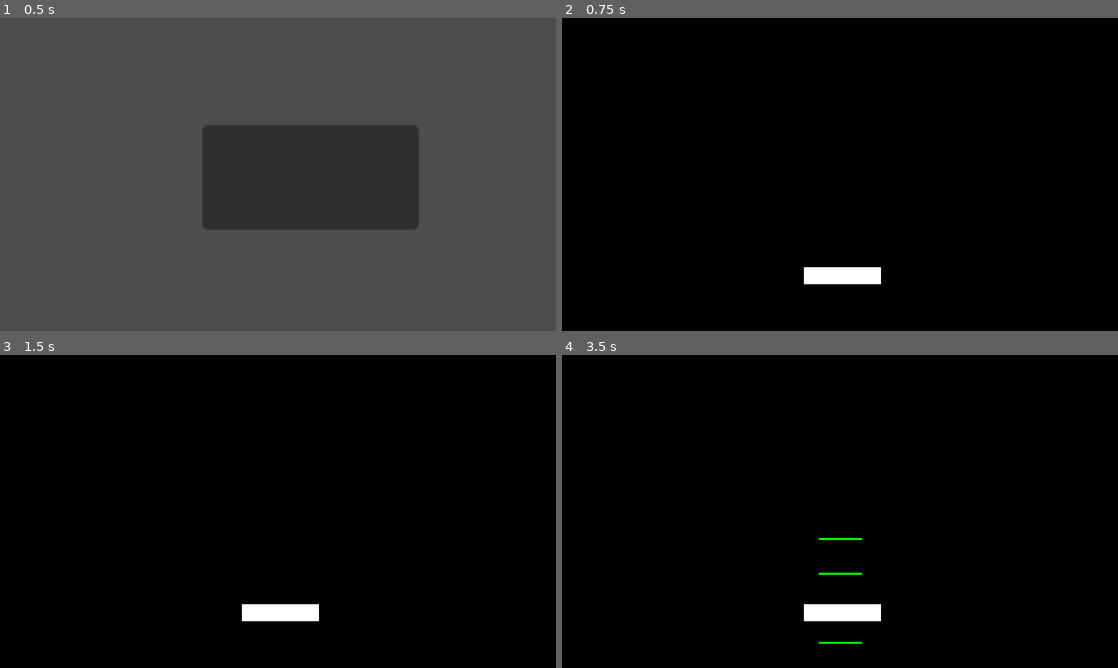
Above: before the commit, frames 1-4 (two rows, left to right).
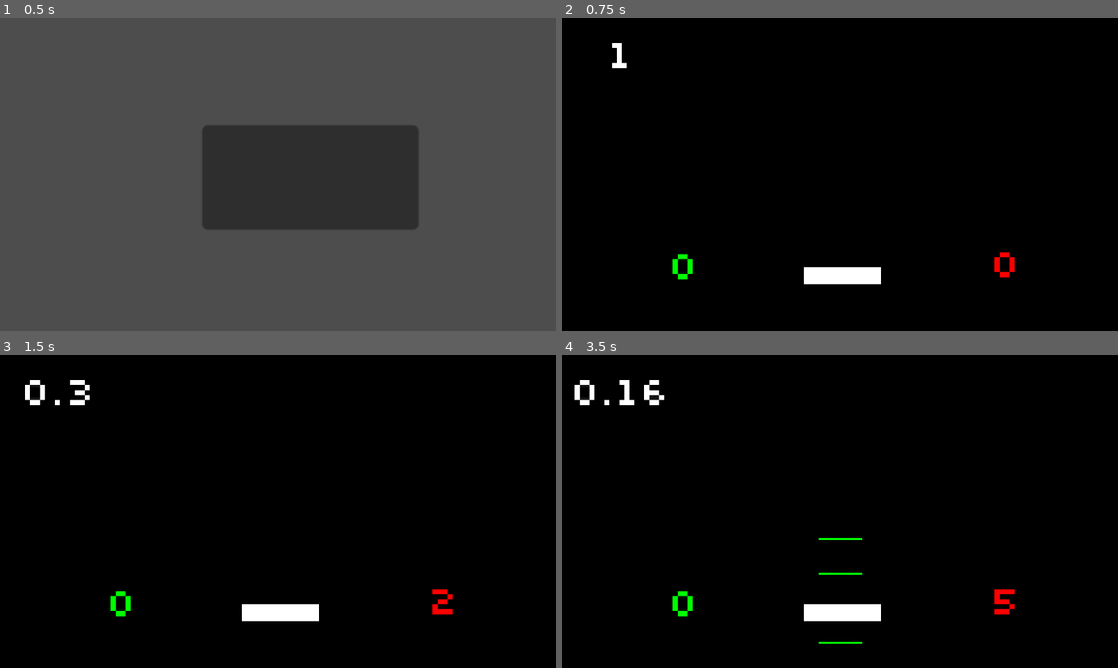
Above: after the commit, the same moments.

Repository: FireEntity1/beat-fever
Game: Godot game, scene res://title.tscn
Two runs of this game, one before a commit and one after it. Both use one fixed random seed, a clock stepped at 60 frames per second and the inputs below.
Inputs (mouse positions are in pixels of both pictures, inside the frame that each line leads up to):
- Up to frame 1 (0.5 s): no input
- Up to frame 2 (0.75 s): click (873, 177) at 0.5 s
- Up to frame 3 (1.5 s): tap Enter at 1.25 s; move the mouse to (400, 495) at 1.27 s; click (400, 495) at 1.35 s
- Up to frame 4 (3.5 s): move the mouse to (728, 527) at 2.02 s; click (728, 527) at 2.1 s; move the mouse to (895, 442) at 2.77 s; click (895, 442) at 2.85 s

Frame 1 is identical in both runs. In frame 2, 0.4% of the frame differs, in the area x 9-82%, y 8-84%; in frame 3, 0.7%; in frame 4, 0.8%, in the area x 2-82%, y 8-84%.

Commit message:
Scoring + Finished Map

Diff:
--- a/end.gd
+++ b/end.gd
@@ -6,6 +6,10 @@
 var noteInstance
 var currentNote
 var bpm = 151.2
+var misses = 0
+var hits = 0
+var accuracy = 0
+var total = 0
 # Called when the node enters the scene tree for the first time.
 func _ready():
 	$songTimer.start()
@@ -105,7 +109,6 @@
 	spawn(112.5)
 	spawn(113)
 
-
 	spawn(117.5)
 	spawn(118)
 	spawn(119)
@@ -199,15 +202,85 @@
 	spawn(223-2)
 	spawn(224.5-2)
 	spawn(226-2)
-	spawn(226.5-2)
+	spawn(224.5)
+
+	spawn(229.6)
+	spawn(230)
+	spawn(230.5)
+	spawn(231)
+	spawn(232)
+	spawn(232.5)
+	spawn(233)
+
+	spawn(237.5)
+	spawn(238)
+	spawn(238.5)
+	spawn(239)
+	spawn(240)
+	spawn(240.5)
+	spawn(241)
+
+	spawn(245.5)
+	spawn(246)
+	spawn(247)
+	spawn(248)
+	spawn(248.5)
+	spawn(249)
+
+	spawn(253.5)
+	spawn(254)
+	spawn(254.5)
+	spawn(255)
+	spawn(256.5)
+	spawn(257)
+
+	spawn(261.5)
+	spawn(262)
+	spawn(262.5)
+	spawn(263)
+	spawn(264)
+	spawn(264.5)
+	spawn(265)
+
+	spawn(269.5)
+	spawn(270)
+	spawn(270.5)
+	spawn(271.5)
+	spawn(272)
+	spawn(272.5)
+	spawn(273)
+
+	spawn(277.5)
+	spawn(278)
+	spawn(278.5)
+	spawn(278)
+	spawn(279.5)
+	spawn(280)
+	spawn(280.5)
+
+	spawn(285)
+	spawn(285.5)
+	spawn(286)
+	spawn(286.5)
+	spawn(287)
+	spawn(287.5)
+	spawn(288.1)
+
 func _process(delta):
+	total = hits + misses
 	get_overlapping_areas()
 	if Input.is_action_just_pressed("click"):
 		if isInArea == false:
 			print("miss")
+			misses += 1
 		if isInArea == true:
 			print("hit!")
 			currentNote.queue_free()
+			hits += 1
+	$hits.text = str(hits)
+	$misses.text = str(misses)
+	$accuracy.text = str(accuracy)
+	accuracy = (float(hits)+1)/(float(total)+1)
 
 func _on_area_entered(area):
 	isInArea = true
@@ -225,3 +298,7 @@
 
 func _on_area_exited(area):
 	isInArea = false
+
+
+func _on_miss_area_entered(area):
+	misses += 1
--- a/main.tscn
+++ b/main.tscn
@@ -1,18 +1,25 @@
-[gd_scene load_steps=6 format=3 uid="uid://2081hjf0n8l3"]
+[gd_scene load_steps=9 format=3 uid="uid://2081hjf0n8l3"]
 
 [ext_resource type="Script" path="res://end.gd" id="1_3igq8"]
 [ext_resource type="Texture2D" uid="uid://bju38wtmv64o5" path="res://Sprites/bg.png" id="1_71mgb"]
 [ext_resource type="AudioStream" uid="uid://bwaybyarsaxeg" path="res://music.ogg" id="3_gqwj4"]
+[ext_resource type="FontFile" uid="uid://dn4uv655m5tr1" path="res://Sprites/silkscreen.ttf" id="4_detxu"]
 [ext_resource type="Texture2D" uid="uid://dkh0qhwcjkddt" path="res://Sprites/base.png" id="4_qddjw"]
 
 [sub_resource type="RectangleShape2D" id="RectangleShape2D_uaejy"]
 size = Vector2(20, 16.4227)
 
+[sub_resource type="Theme" id="Theme_uaddx"]
+default_font = ExtResource("4_detxu")
+
+[sub_resource type="RectangleShape2D" id="RectangleShape2D_bqcyk"]
+size = Vector2(264, 20)
+
 [node name="root" type="Node2D"]
 
 [node name="Bg" type="Sprite2D" parent="."]
 position = Vector2(2, 1)
-scale = Vector2(11.4415, 11.4415)
+scale = Vector2(12.5625, 16.6)
 texture = ExtResource("1_71mgb")
 
 [node name="end" type="Area2D" parent="."]
@@ -33,6 +40,36 @@
 stream = ExtResource("3_gqwj4")
 volume_db = 2.811
 
+[node name="misses" type="Label" parent="end"]
+modulate = Color(1, 0, 0, 1)
+offset_left = 237.0
+offset_top = -88.0
+offset_right = 277.0
+offset_bottom = -65.0
+scale = Vector2(5.14813, 5.14813)
+theme = SubResource("Theme_uaddx")
+horizontal_alignment = 1
+
+[node name="accuracy" type="Label" parent="end"]
+offset_left = -561.0
+offset_top = -521.0
+offset_right = -521.0
+offset_bottom = -498.0
+scale = Vector2(5.14813, 5.14813)
+theme = SubResource("Theme_uaddx")
+horizontal_alignment = 1
+text_overrun_behavior = 1
+
+[node name="hits" type="Label" parent="end"]
+modulate = Color(0, 1, 0, 1)
+offset_left = -430.0
+offset_top = -84.0
+offset_right = -390.0
+offset_bottom = -61.0
+scale = Vector2(5.14813, 5.14813)
+theme = SubResource("Theme_uaddx")
+horizontal_alignment = 1
+
 [node name="MainCam" type="Camera2D" parent="."]
 
 [node name="Base" type="Sprite2D" parent="."]
@@ -40,6 +77,13 @@
 scale = Vector2(1, 2.53333)
 texture = ExtResource("4_qddjw")
 
+[node name="miss" type="Area2D" parent="."]
+
+[node name="CollisionShape2D" type="CollisionShape2D" parent="miss"]
+position = Vector2(0, 298)
+shape = SubResource("RectangleShape2D_bqcyk")
+
 [connection signal="area_entered" from="end" to="end" method="_on_area_entered"]
 [connection signal="area_exited" from="end" to="end" method="_on_area_exited"]
 [connection signal="timeout" from="end/songTimer" to="end" method="_on_bpm_timer_timeout"]
+[connection signal="area_entered" from="miss" to="end" method="_on_miss_area_entered"]
Binary file added: Sprites/silkscreen.ttf
Not shown, added: Sprites/silkscreen.ttf.import
